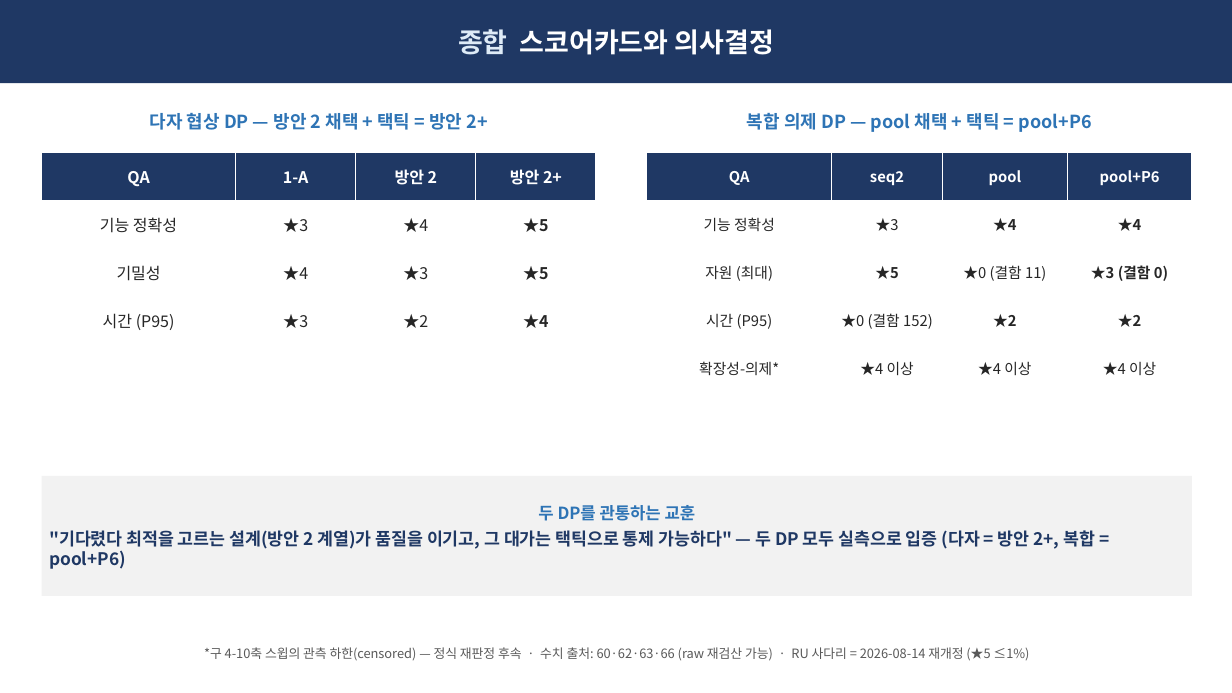
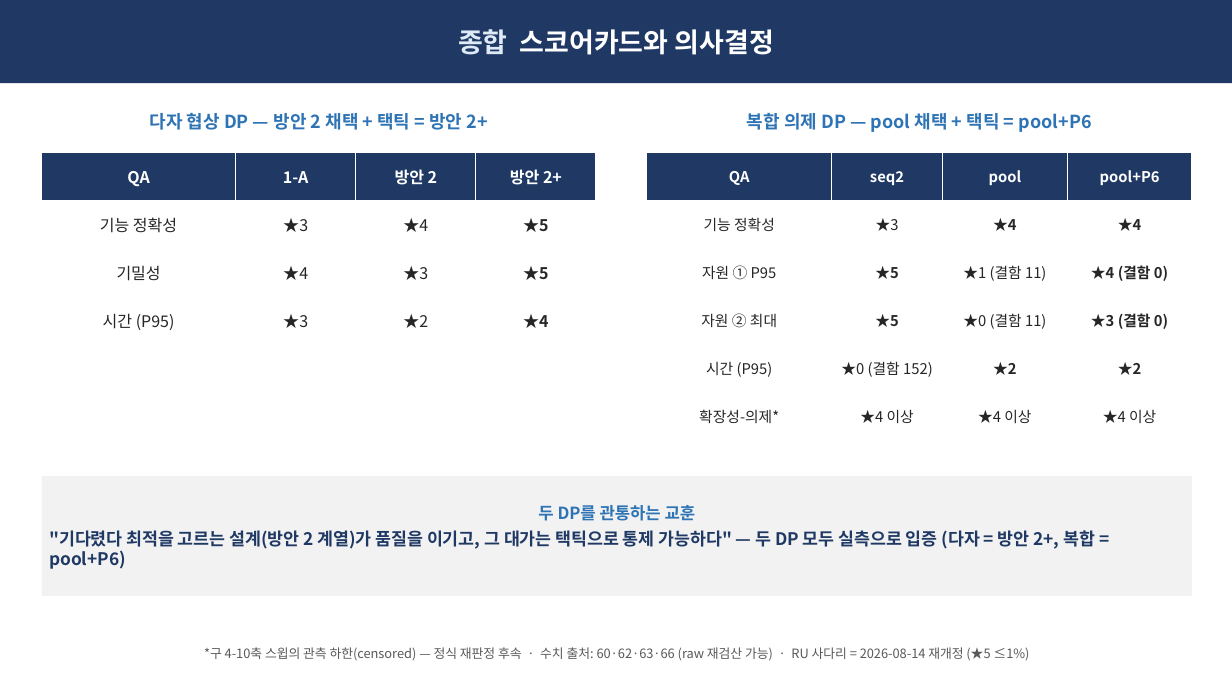
Before and after one commit to Sunwoo-Nam/architect-teamproject, a slide deck: slide 14 of docs/changbae/65-QA-종합-임원보고.pptx. Drawn at 1232x693 pixels with LibreOffice and Linux fonts; fonts in the diff are those of the drawing. Boxes give left, top, right and bottom in pixels: in the first picture for what was removed or moved away, otherwise in the second. Text is boxed around its words. In the diff, an @@ line names an element or a change of style, - is before the commit and + after.

```diff
--- a/docs/changbae/65-QA-종합-임원보고.pptx
+++ b/docs/changbae/65-QA-종합-임원보고.pptx
@@ table at (647,152,1192,441) @@
-row 3: 자원 (최대) | ★5 | ★0 (결함 11) | ★3 (결함 0)
+row 3: 자원 ① P95 | ★5 | ★1 (결함 11) | ★4 (결함 0)
+row 4: 자원 ② 최대 | ★5 | ★0 (결함 11) | ★3 (결함 0)
```
Also in this commit, not shown: 4 other slides changed, 10 other files.
